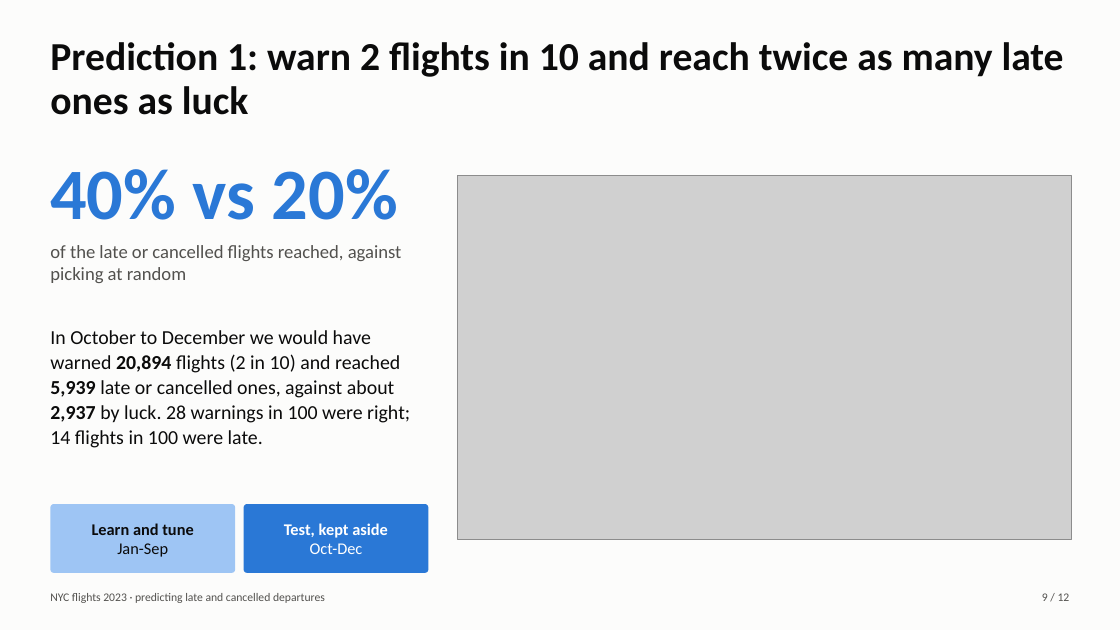
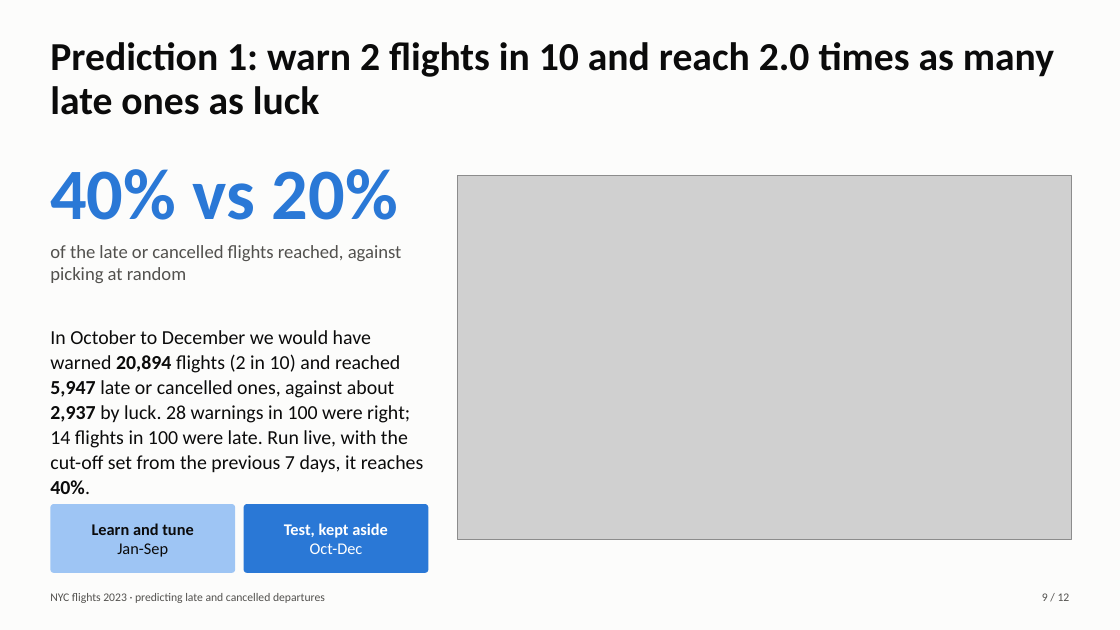
Before and after one commit to bssam99/nyc-flights-2023-delay-prediction, a slide deck: slide 9 of slides/deck.pptx. Drawn at 1120x630 pixels with LibreOffice and Linux fonts; fonts in the diff are those of the drawing; grey boxes stand for pictures. Boxes give left, top, right and bottom in pixels: in the first picture for what was removed or moved away, otherwise in the second. Text is boxed around its words. In the diff, an @@ line names an element or a change of style, - is before the commit and + after.

```diff
--- a/slides/deck.pptx
+++ b/slides/deck.pptx
@@ text at (x1=50, y1=42, x2=1054, y2=115): text changed @@
-Prediction 1: warn 2 flights in 10 and reach twice as many late ones as luck
+Prediction 1: warn 2 flights in 10 and reach 2.0 times as many late ones as luck
@@ text at (x1=50, y1=330, x2=424, y2=494): text changed @@
-In October to December we would have warned 20,894 flights (2 in 10) and reached 5,939 late or cancelled ones, against about 2,937 by luck. 28 warnings in 100 were right; 14 flights in 100 were late.
+In October to December we would have warned 20,894 flights (2 in 10) and reached 5,947 late or cancelled ones, against about 2,937 by luck. 28 warnings in 100 were right; 14 flights in 100 were late. Run live, with the cut-off set from the previous 7 days, it reaches 40%.
```
Also in this commit, not shown: 3 other slides changed, 40 other files.
